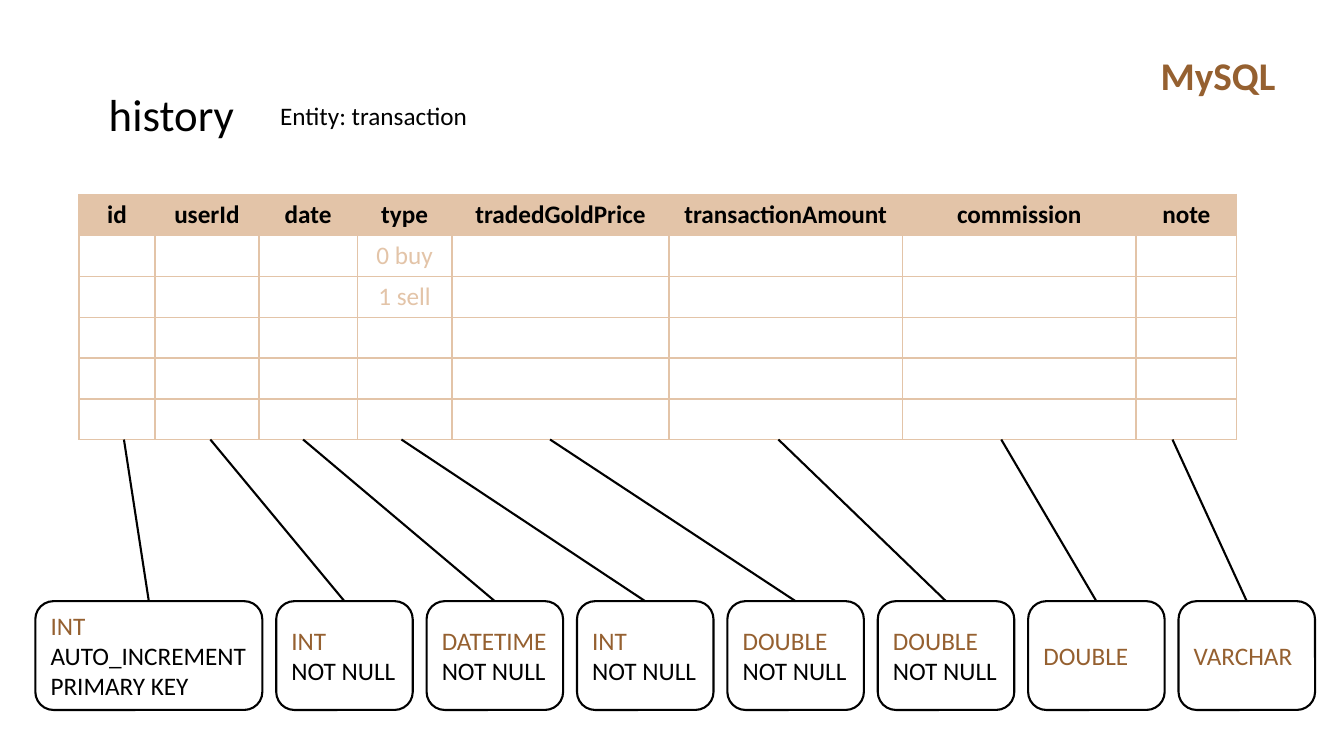
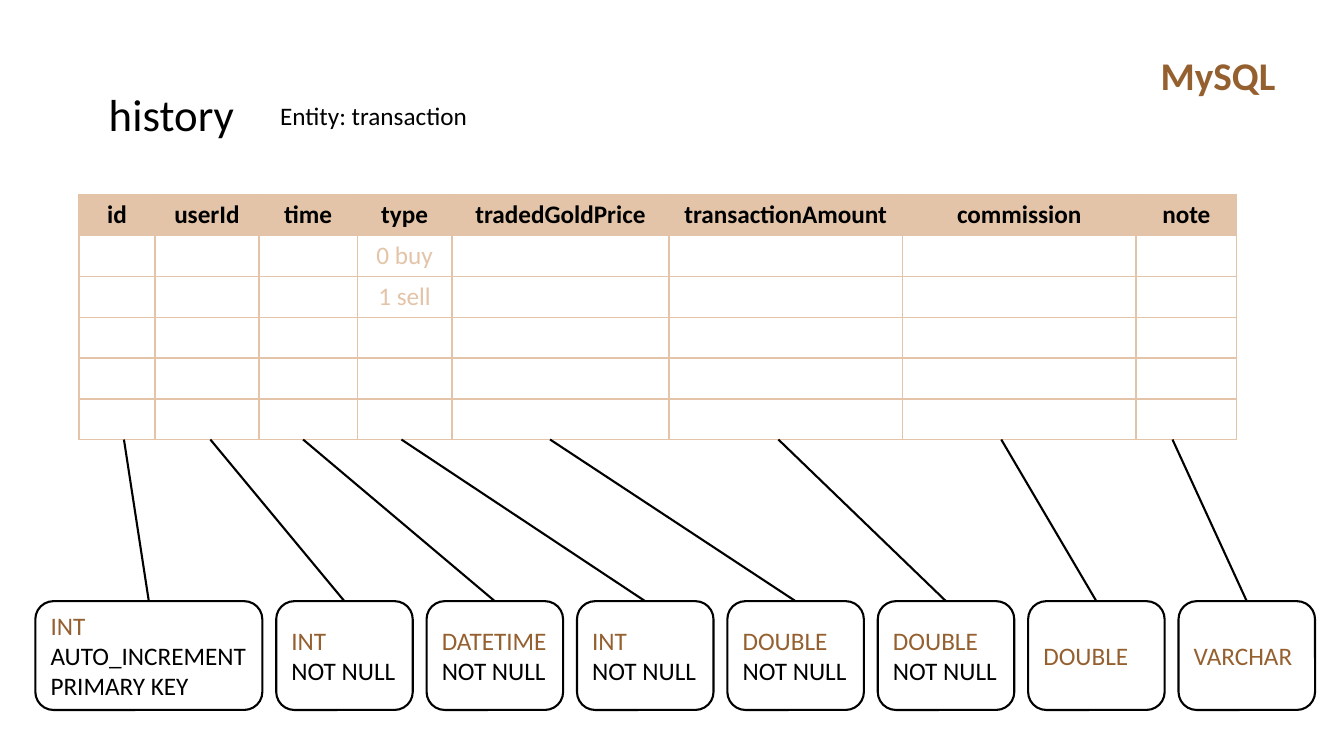
Before and after one commit to 7000qwq/gold, a slide deck: slide 11 of design.pptx. Drawn at 1344x756 pixels with LibreOffice and Linux fonts; fonts in the diff are those of the drawing. Boxes give left, top, right and bottom in pixels: in the first picture for what was removed or moved away, otherwise in the second. Text is boxed around its words. In the diff, an @@ line names an element or a change of style, - is before the commit and + after.

```diff
--- a/design.pptx
+++ b/design.pptx
@@ table at <box>79,195,1236,440</box> @@
-row 1, column 3: date
+row 1, column 3: time
```
Also in this commit, not shown: 5 other slides changed, 11 slides added, 33 other files.
